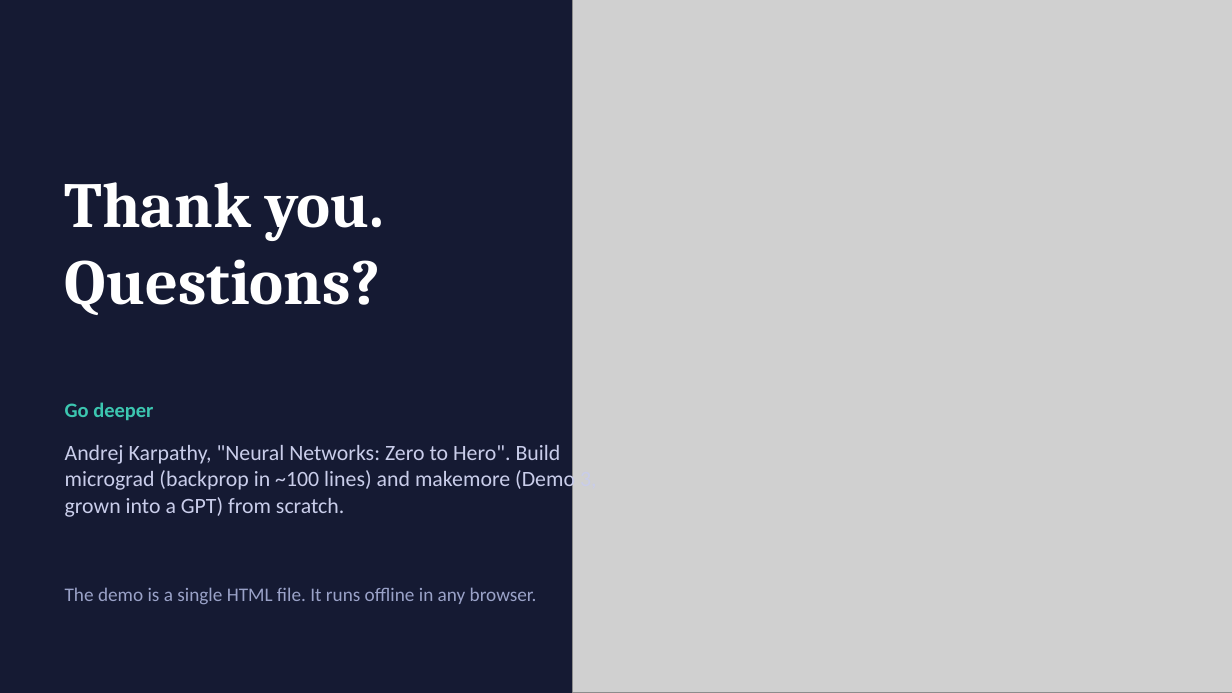
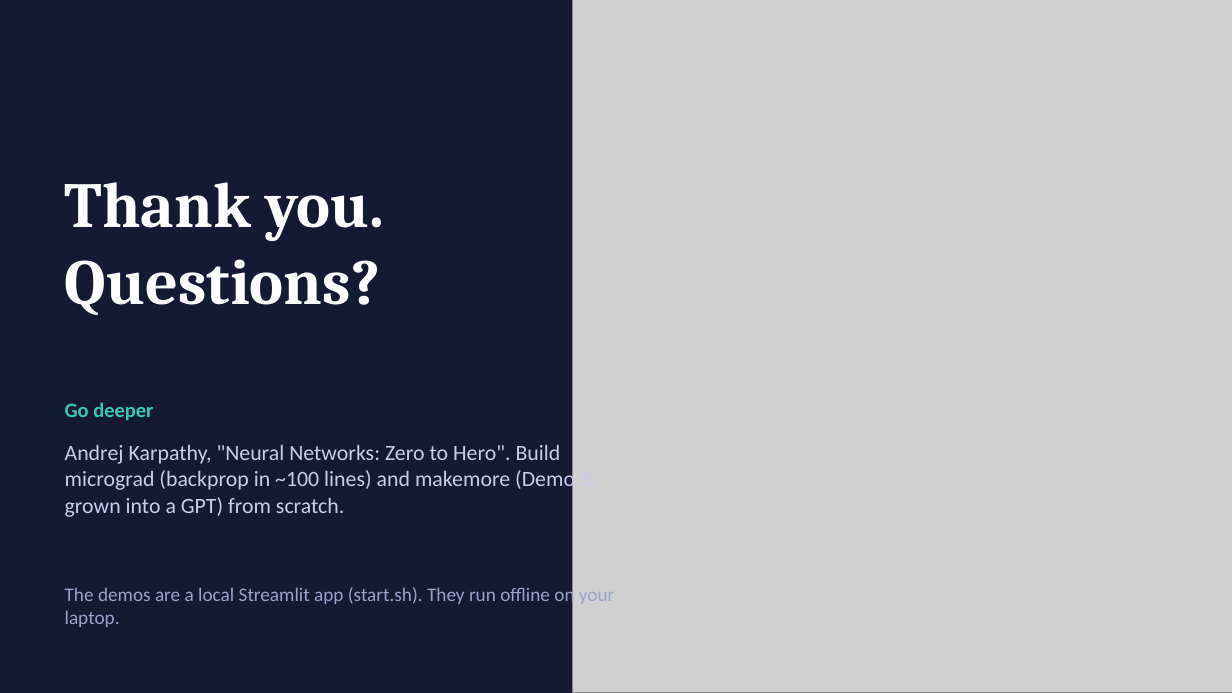
Before and after one commit to abhishek-marathe04/learning, a slide deck: slide 22 of ai_engineering/projects/neural-net/How-a-Neural-Network-Learns.pptx. Drawn at 1232x693 pixels with LibreOffice and Linux fonts; fonts in the diff are those of the drawing; grey boxes stand for pictures. Boxes give left, top, right and bottom in pixels: in the first picture for what was removed or moved away, otherwise in the second. Text is boxed around its words. In the diff, an @@ line names an element or a change of style, - is before the commit and + after.

```diff
--- a/ai_engineering/projects/neural-net/How-a-Neural-Network-Learns.pptx
+++ b/ai_engineering/projects/neural-net/How-a-Neural-Network-Learns.pptx
@@ text at <box>65,585,614,627</box>: text changed @@
-The demo is a single HTML file. It runs offline in any browser.
+The demos are a local Streamlit app (start.sh). They run offline on your laptop.
```
Also in this commit, not shown: 3 other slides changed, 2 other files.
